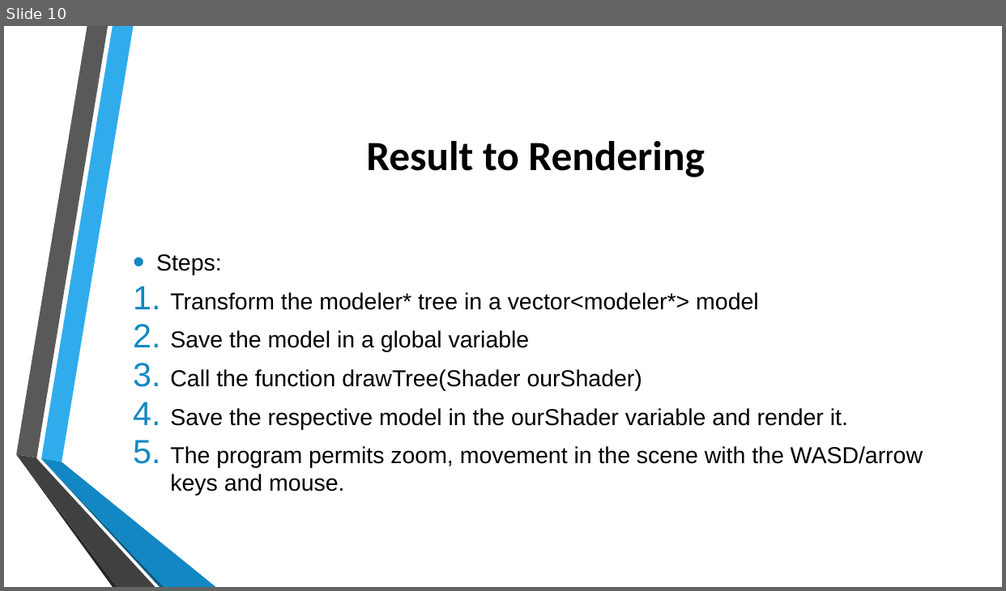
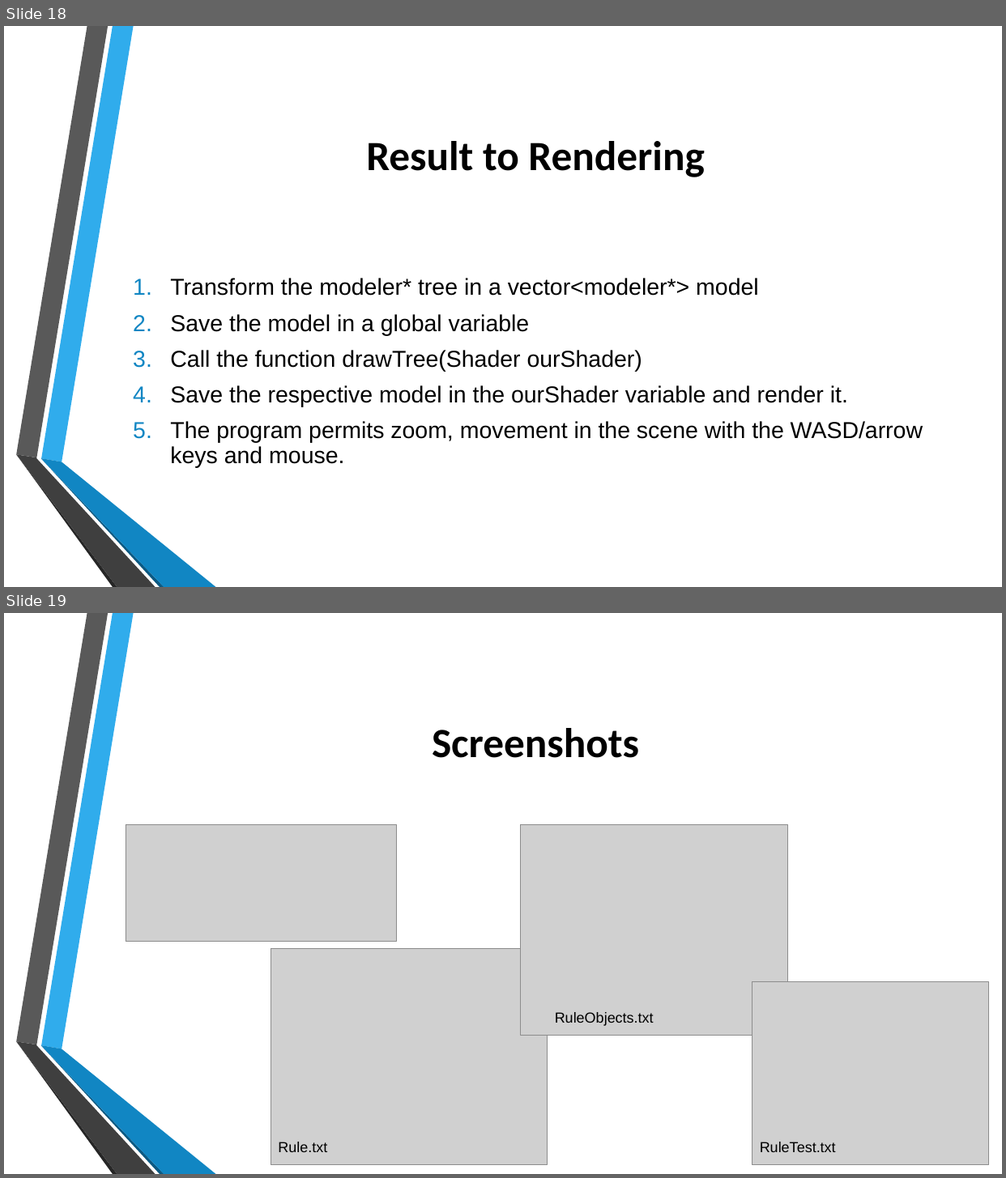
Before and after one commit to jtrillos/ProceduralModelingProject, a slide deck: Final Presentation.pptx. Shown one above the other, each under a label of ours: slide 10 before the commit, slides 18 and 19 after it. The pictures are 1006x591 and 1006x1178 pixels, drawn with LibreOffice and Linux fonts; fonts in the diff are those of the drawing; grey boxes stand for pictures; background and template pictures are left out. Boxes give left, top, right and bottom in pixels: in the first picture for what was removed or moved away, otherwise in the second. Text is boxed around its words. In the diff, an @@ line names an element or a change of style, - is before the commit and + after.

```diff
--- a/Final Presentation.pptx
+++ b/Final Presentation.pptx
@@ slide 19 added at [4,613,1002,1174], background picture (left out); not listed: 6 template elements that a slide beside it also shows @@
@@ title added at [432,728,639,758], 40 pt, text #000000, bold @@
+Screenshots
@@ picture added at [126,825,397,942] @@
@@ picture added at [521,825,788,1036] @@
@@ picture added at [270,949,547,1165] @@
@@ picture added at [752,982,989,1165] @@
@@ text added at [555,1012,654,1026], 14 pt, text #000000 @@
+RuleObjects.txt
@@ text added at [278,1142,327,1152], 14 pt, text #000000 @@
+Rule.txt
@@ text added at [760,1142,836,1152], 14 pt, text #000000 @@
+RuleTest.txt
@@ what was slide 10 is now slide 18 @@
@@ slide 18 changed as well @@
@@ text "Transform the modeler* tree in ..." at [170,278,923,468]: line spacing 1 to 0.9; bullet colour #1287C3 to #1186C3 @@
@@ text at [156,254,222,275]: paragraph removed @@
-• Steps:
@@ freeform shape at [16,455,155,587]: fill #404040 to #3F3F3F @@
@@ freeform shape at [41,459,164,587]: fill #0C5A82 to #0B5982 @@
@@ freeform shape at [41,459,216,587]: fill #1287C3 to #1186C3 @@
```
Also in this commit, not shown: 10 other slides changed, 8 other slides added, 1 slide removed.
